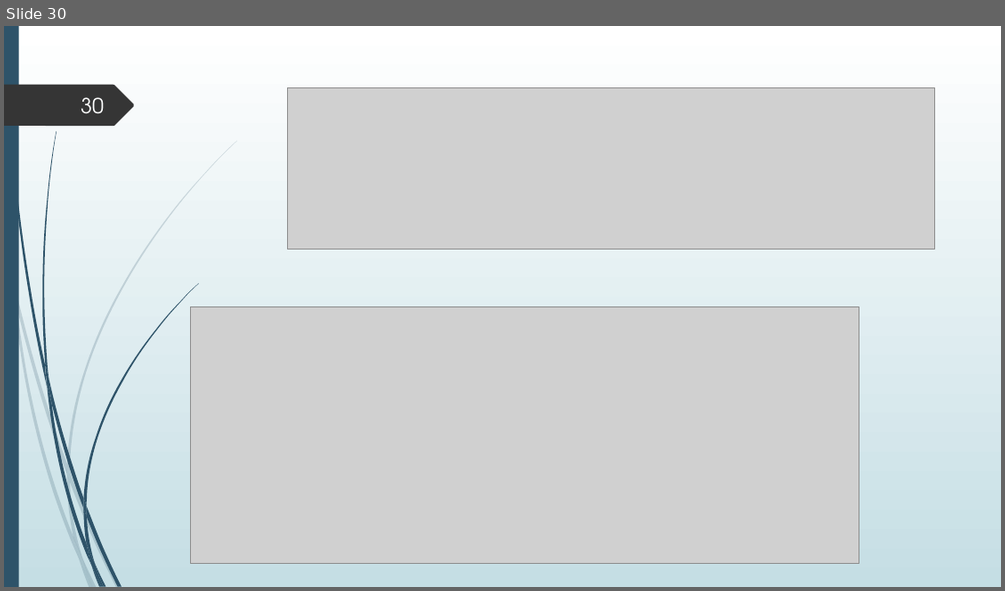
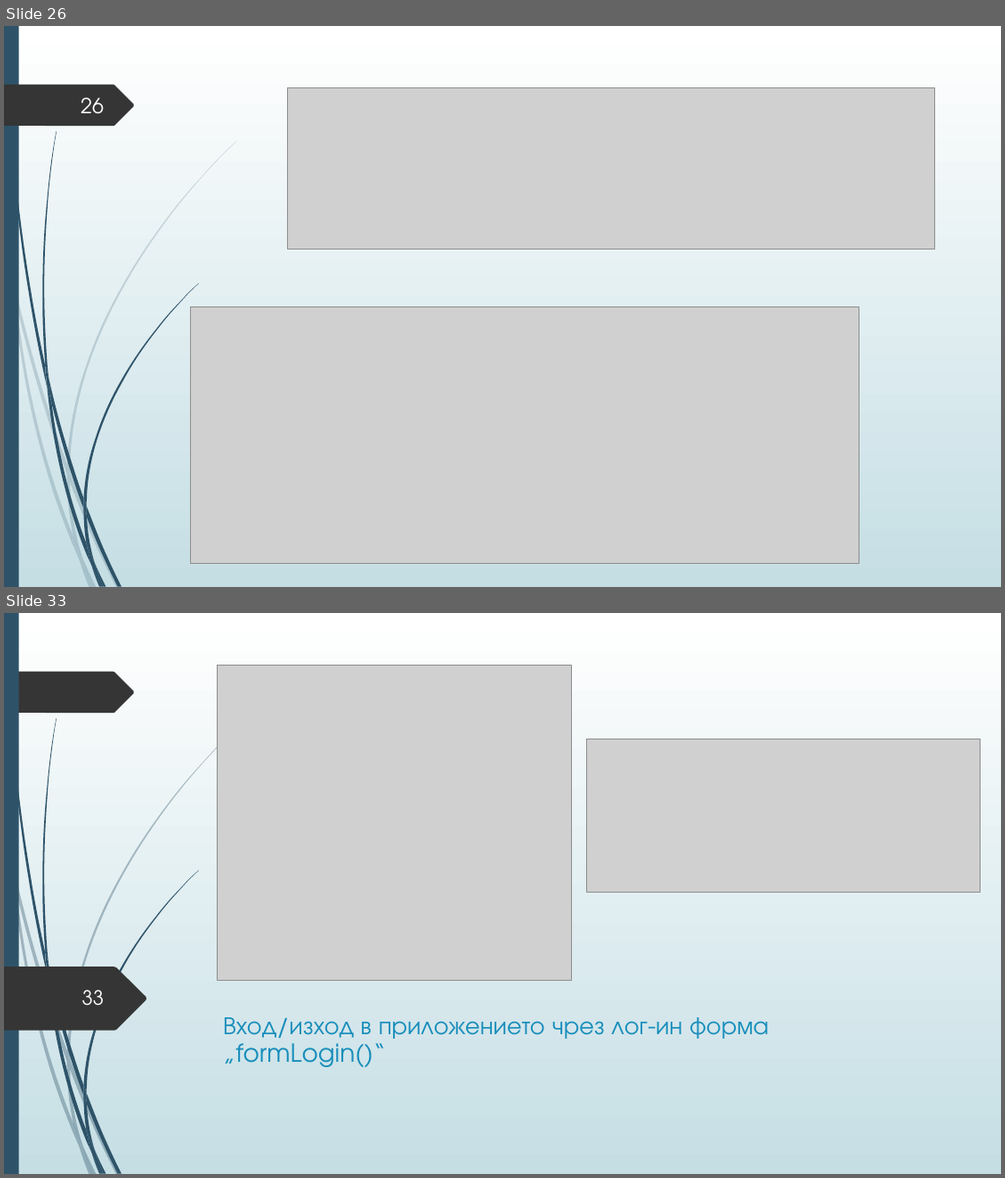
Before and after one commit to Izabel96/PlayingFieldReservations, a slide deck: Дипломна защита.pptx. Shown one above the other, each under a label of ours: slide 30 before the commit, slides 26 and 33 after it; the slides between them are not shown. The pictures are 1005x591 and 1005x1178 pixels, drawn with LibreOffice and Linux fonts; fonts in the diff are those of the drawing; grey boxes stand for pictures. Boxes give left, top, right and bottom in pixels: in the first picture for what was removed or moved away, otherwise in the second. Text is boxed around its words. In the diff, an @@ line names an element or a change of style, - is before the commit and + after.

```diff
--- a/Дипломна защита.pptx
+++ b/Дипломна защита.pptx
@@ slide 33 added at [4, 613, 1001, 1174], background gradient #FFFFFF to #C5DEE5; not listed: 11 template elements that a slide beside it also shows @@
@@ rectangle added at [4, 613, 19, 1174], fill #2E5369 @@
@@ picture added at [218, 665, 573, 981] @@
@@ picture added at [587, 738, 979, 892] @@
@@ freeform shape added at [4, 966, 146, 1030], fill #353535 @@
@@ page number added at [82, 989, 105, 1005], 19 pt, text #FEFFFF @@
+33
@@ title added at [223, 1017, 769, 1067], 24 pt, text #178DBB @@
+Вход/изход в приложението чрез лог-ин форма „formLogin()“
@@ group added at [4, 728, 237, 1174]: 10 freeform shapes @@
@@ group added at [7, 613, 198, 1174]: 12 freeform shapes @@
@@ what was slide 30 is now slide 26 @@
@@ page number at [81, 97, 104, 114]: text changed @@
-30
+26
```
Also in this commit, not shown: 7 slides changed, 13 other slides added, 4 slides removed.
